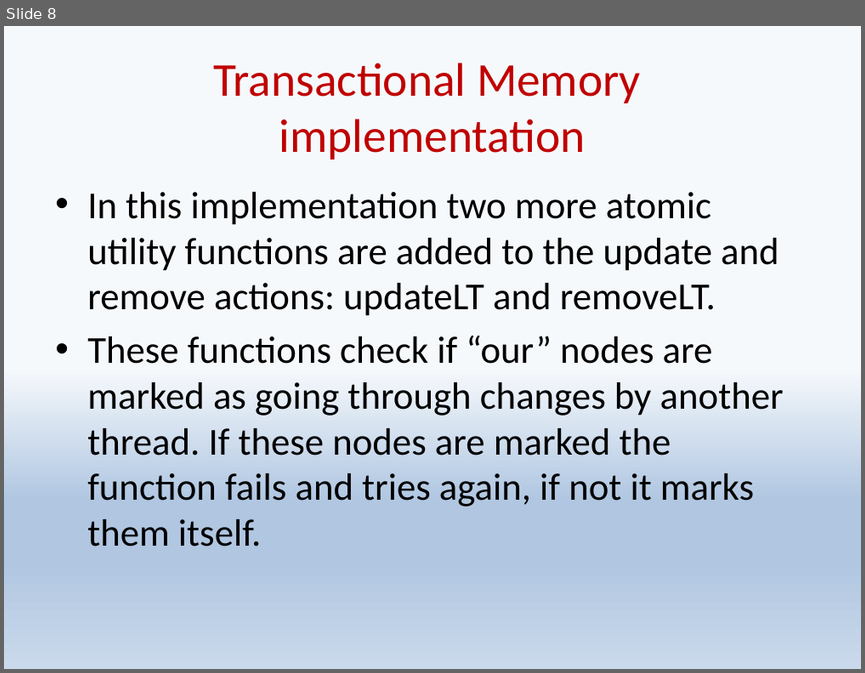
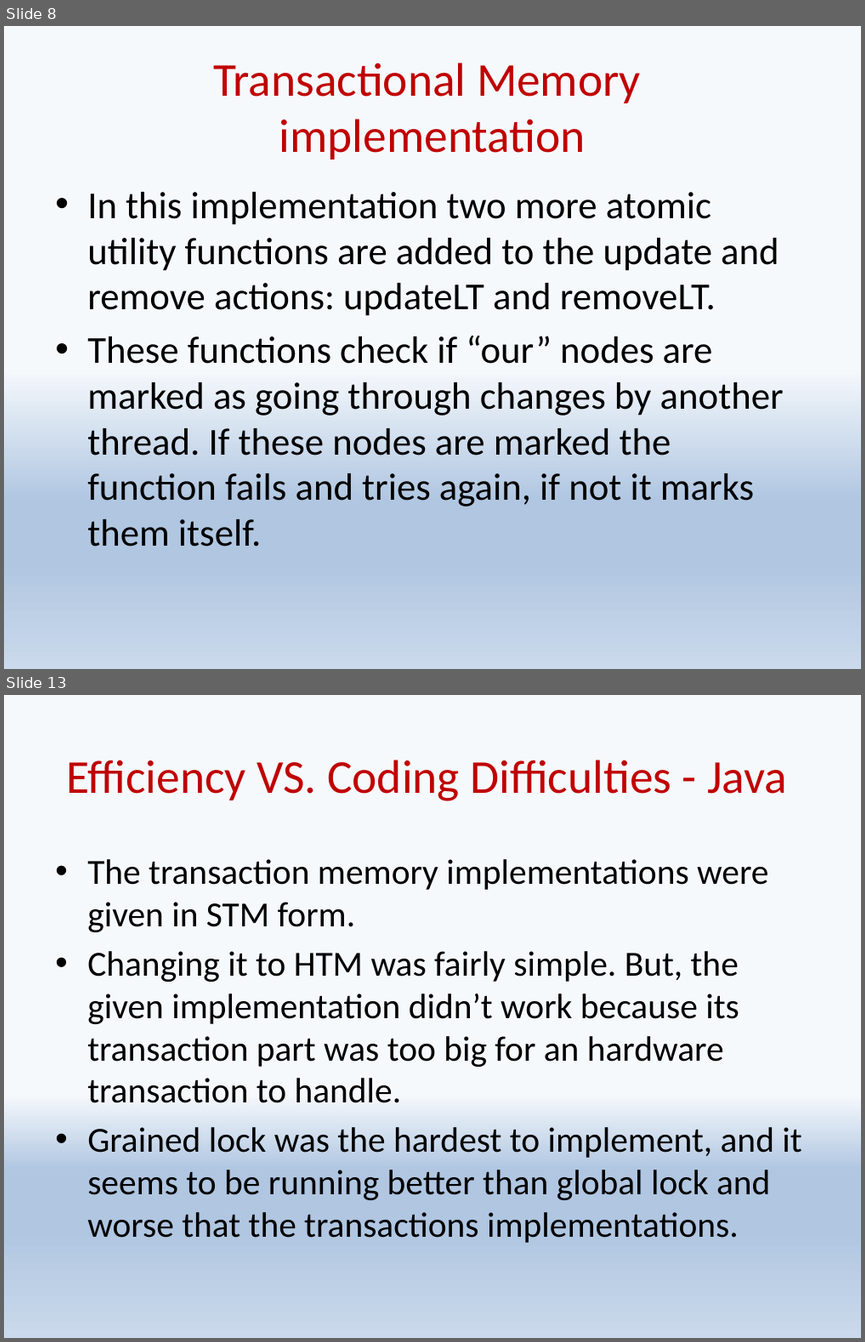
Before and after one commit to shaypele/LeapList, a slide deck: Leaplist.pptx. Shown one above the other, each under a label of ours: slide 8 before the commit, slides 8 and 13 after it; the slides between them are not shown. The pictures are 865x673 and 865x1342 pixels, drawn with LibreOffice and Linux fonts; fonts in the diff are those of the drawing. Boxes give left, top, right and bottom in pixels: in the first picture for what was removed or moved away, otherwise in the second. Text is boxed around its words. In the diff, an @@ line names an element or a change of style, - is before the commit and + after.

Commit message:
presentation and Grained lock clean

```diff
--- a/Leaplist.pptx
+++ b/Leaplist.pptx
@@ slide 13 added at (4,695,861,1338), background gradient #F6F9FC to #B0C6E1 to #CAD9EB @@
@@ title added at (66,760,787,801), 39.6 pt, text #C00000 @@
+Efficiency VS. Coding Difficulties - Java
@@ text added at (87,859,801,1242), 29.6 pt, text #000000 @@
+• The transaction memory implementations were given in STM form.
+• Changing it to HTM was fairly simple. But, the given implementation didn’t work because its transaction part was too big for an hardware transaction to handle.
+• Grained lock was the hardest to implement, and it seems to be running better than global lock and worse that the transactions implementations.
```
Also in this commit, not shown: 4 slides changed, 2 other slides added, 3 other files.
